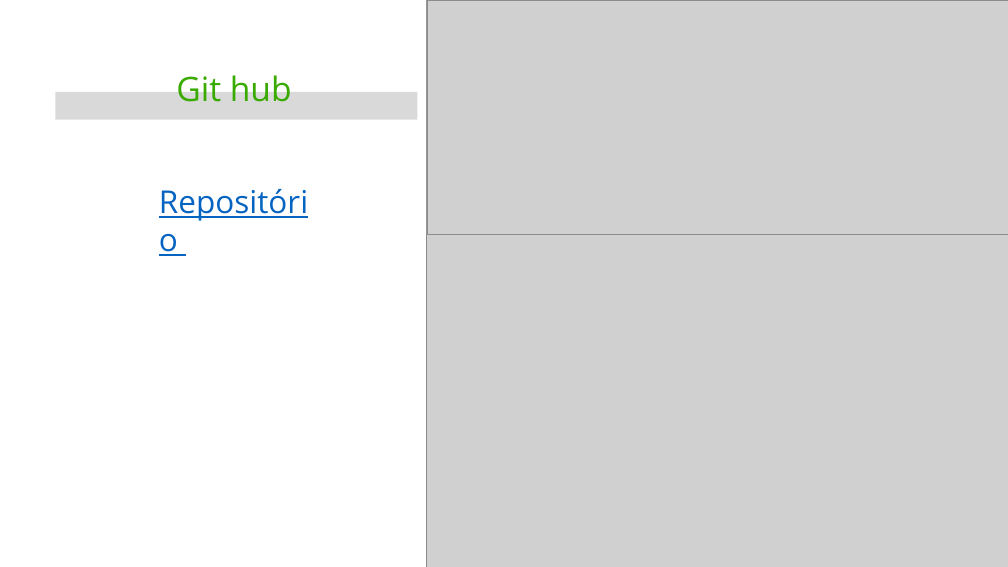
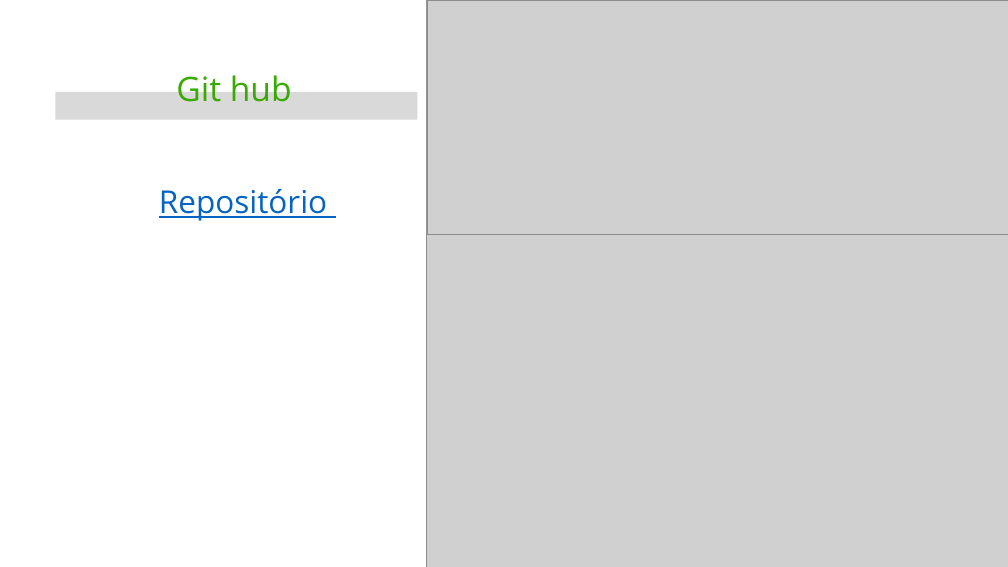
Before and after one commit to SotfwareTeam/Pteamgtecno, a slide deck: slide 12 of Proyecto/TRIMESTRE 4/Contextualización del Proyecto.pptx (slide 9 before the commit). Drawn at 1008x567 pixels with LibreOffice and Linux fonts; fonts in the diff are those of the drawing; grey boxes stand for pictures; background and template pictures are left out. Boxes give left, top, right and bottom in pixels: in the first picture for what was removed or moved away, otherwise in the second. Text is boxed around its words. In the diff, an @@ line names an element or a change of style, - is before the commit and + after.

```diff
--- a/Proyecto/TRIMESTRE 4/Contextualización del Proyecto.pptx
+++ b/Proyecto/TRIMESTRE 4/Contextualización del Proyecto.pptx
@@ text "Repositório" rewrapped from (151,178,321,262) to (159,189,327,221) @@
```
Also in this commit, not shown: 1 other slide changed, 5 slides added, 2 slides removed, 1 other file.
